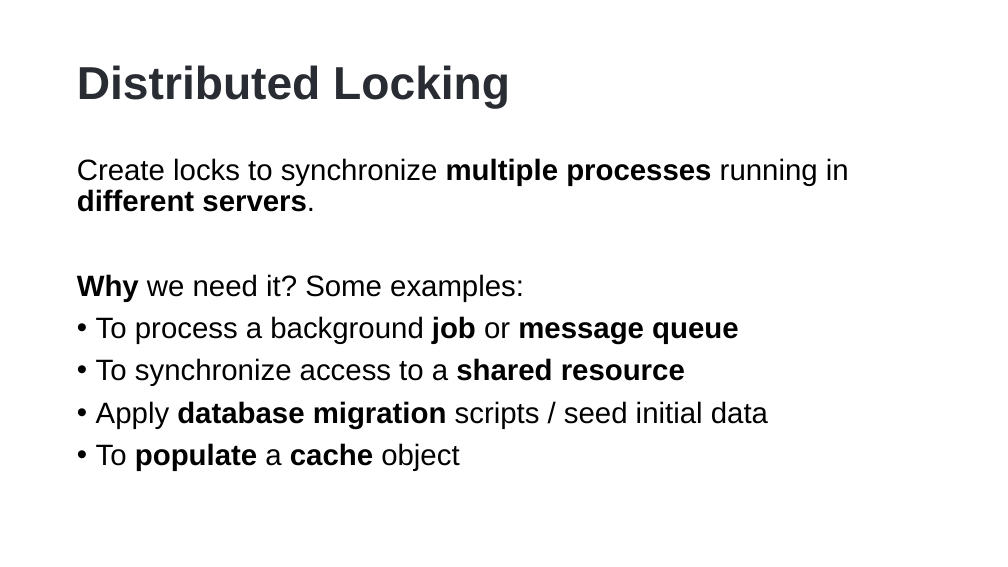
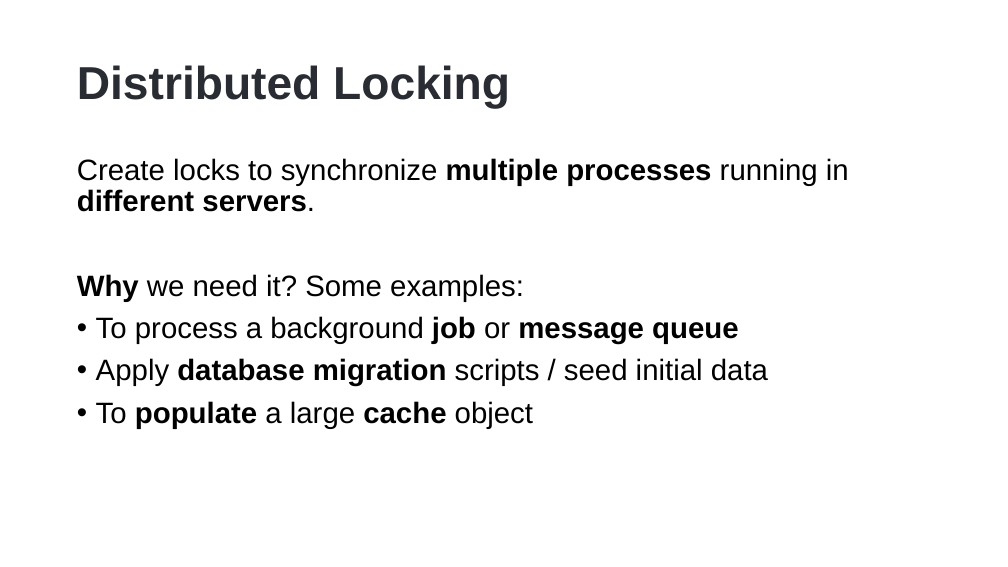
Before and after one commit to hikalkan/presentations, a slide deck: slide 20 of 2023-06-01 Dealing with Concurrency - Multi-Threading in Dotnet/Dotnet-Multi-Threading.pptx. Drawn at 1008x567 pixels with LibreOffice and Linux fonts; fonts in the diff are those of the drawing; background and template pictures are left out. Boxes give left, top, right and bottom in pixels: in the first picture for what was removed or moved away, otherwise in the second. Text is boxed around its words. In the diff, an @@ line names an element or a change of style, - is before the commit and + after.

```diff
--- a/2023-06-01 Dealing with Concurrency - Multi-Threading in Dotnet/Dotnet-Multi-Threading.pptx
+++ b/2023-06-01 Dealing with Concurrency - Multi-Threading in Dotnet/Dotnet-Multi-Threading.pptx
@@ text at [96, 358, 685, 386]: paragraph removed @@
-• To synchronize access to a shared resource
@@ text at [96, 401, 533, 429]: text changed; bold off @@
-• To populate a cache object
+• To populate a large cache object
```
Also in this commit, not shown: 5 other slides changed, 1 other file.
